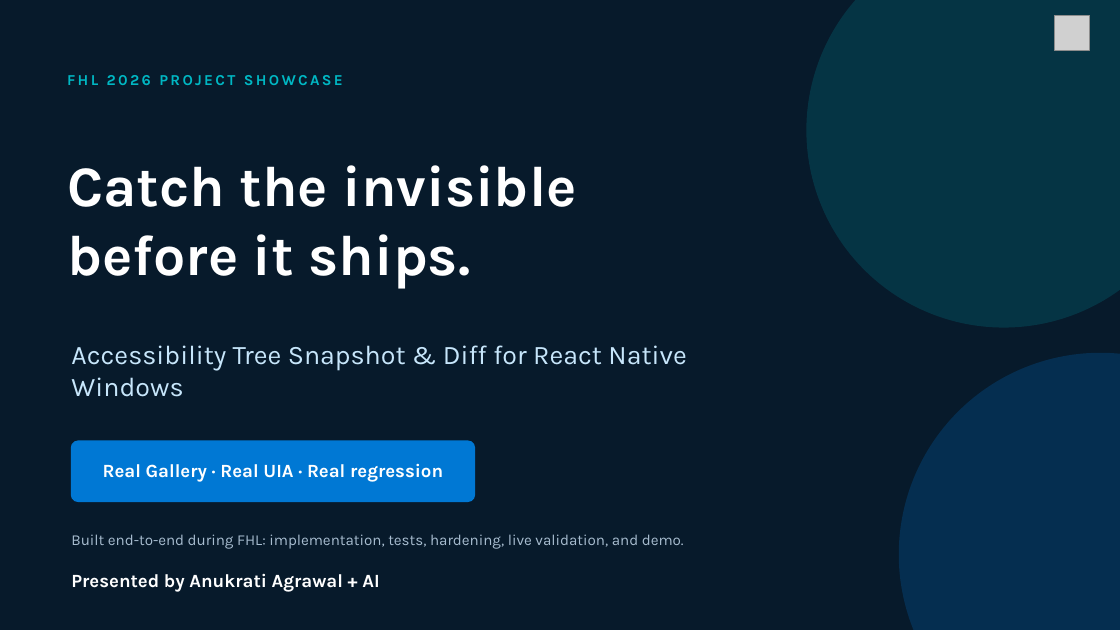
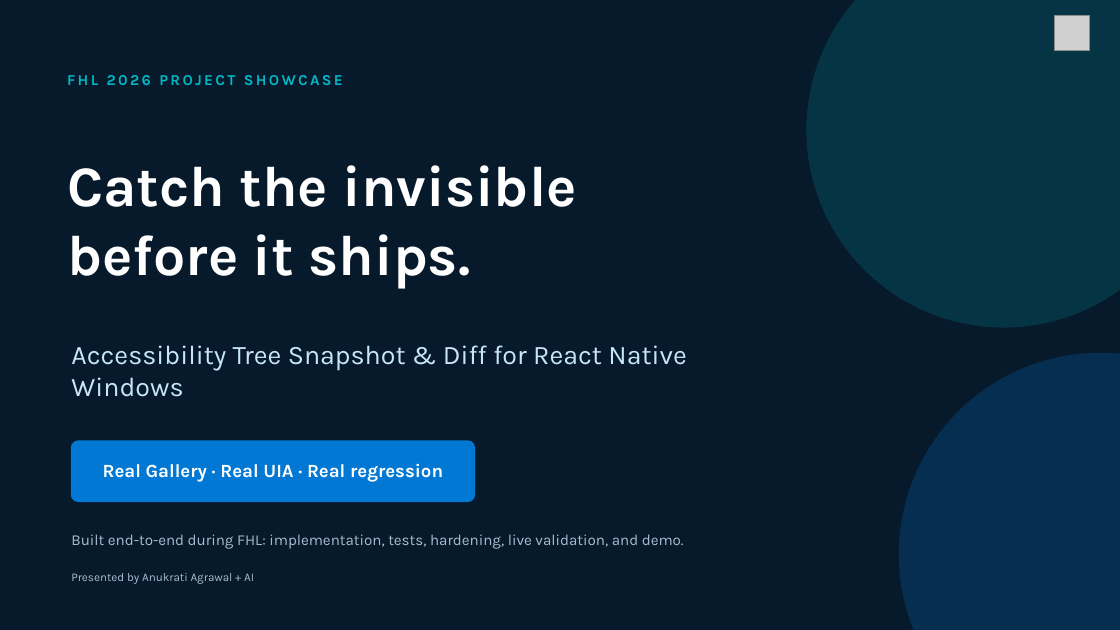
Before and after one commit to anuagragith/react-native-windows, a slide deck: slide 1 of FHL-Accessibility-Tree-Diff.pptx. Drawn at 1120x630 pixels with LibreOffice and Linux fonts; fonts in the diff are those of the drawing; grey boxes stand for pictures. Boxes give left, top, right and bottom in pixels: in the first picture for what was removed or moved away, otherwise in the second. Text is boxed around its words. In the diff, an @@ line names an element or a change of style, - is before the commit and + after.

```diff
--- a/FHL-Accessibility-Tree-Diff.pptx
+++ b/FHL-Accessibility-Tree-Diff.pptx
@@ text "Presented by Anukrati Agrawal + ..." at [71, 573, 254, 584]: size 16 to 10 pt, text colour #FFFFFF to #A8BDD0, bold off @@
```
Also in this commit, not shown: 1 other file.
